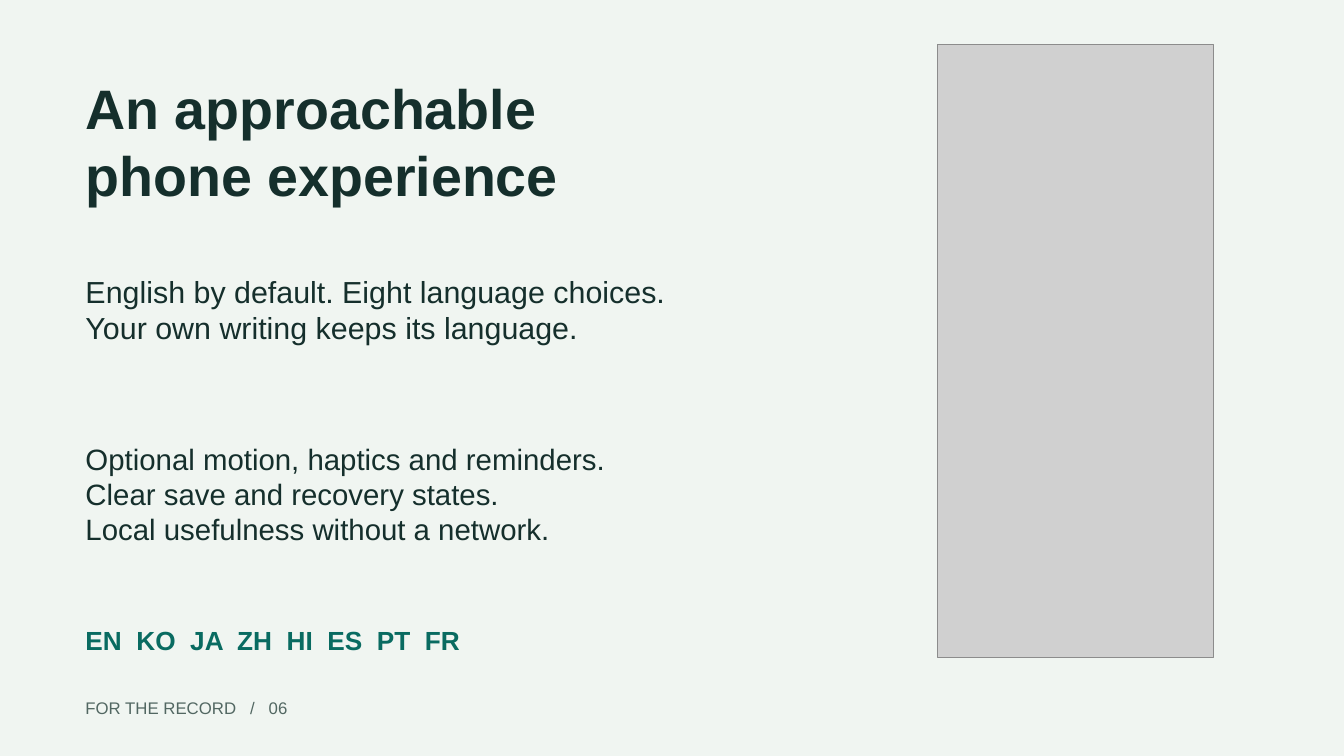
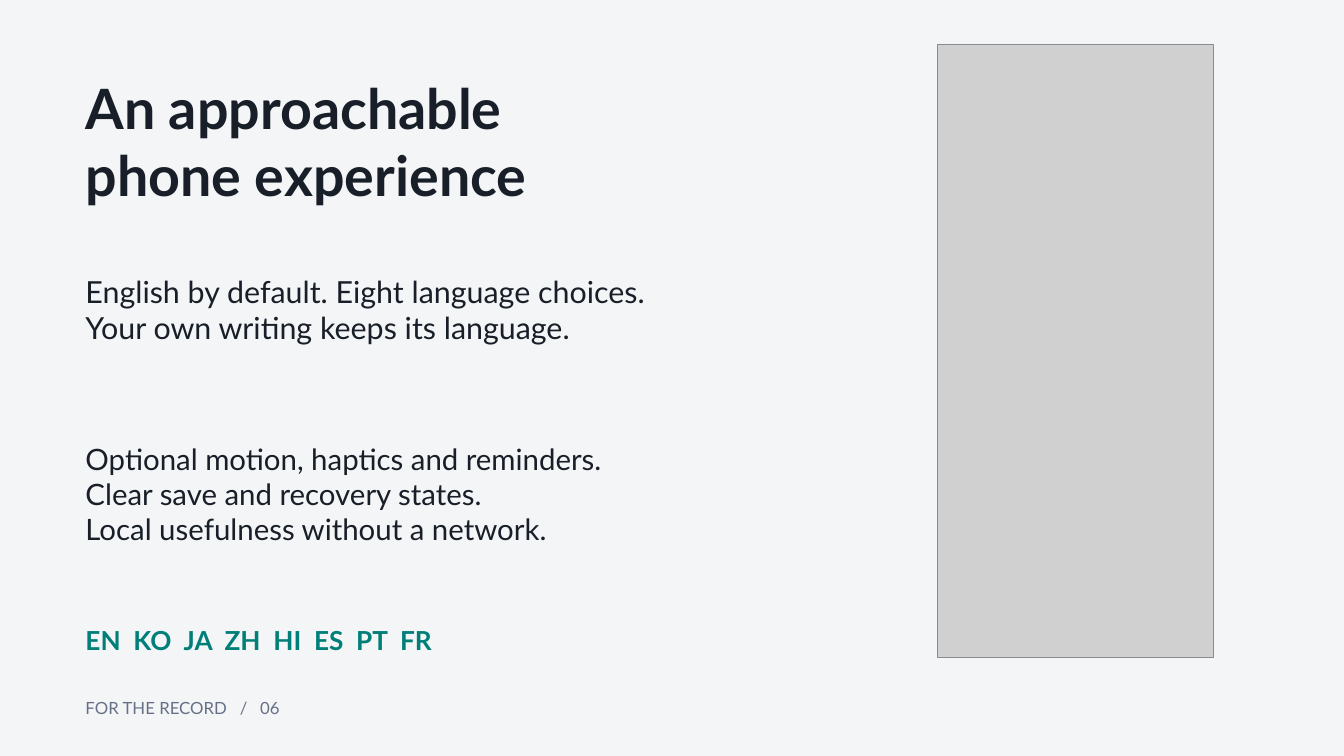
Before and after one commit to openai-lover/seeker_FOR-THE-RECORD, a slide deck: slide 6 of docs/submission/FOR-THE-RECORD-pitch.pptx. Drawn at 1344x756 pixels with LibreOffice and Linux fonts; fonts in the diff are those of the drawing; grey boxes stand for pictures. Boxes give left, top, right and bottom in pixels: in the first picture for what was removed or moved away, otherwise in the second. Text is boxed around its words. In the diff, an @@ line names an element or a change of style, - is before the commit and + after.

```diff
--- a/docs/submission/FOR-THE-RECORD-pitch.pptx
+++ b/docs/submission/FOR-THE-RECORD-pitch.pptx
@@ background #F0F5F1 to #F4F5F7 @@
@@ font Arial to Lato, text colour #152F2C to #191F28 in 3 elements at (85, 87, 526, 206), (85, 280, 645, 345), (85, 448, 602, 541) @@
@@ text "EN KO JA ZH HI ..." at (85, 631, 432, 651): font Arial to Lato, text colour #096B61 to #007F78 @@
@@ text "FOR THE RECORD / 06" at (85, 702, 279, 714): font Arial to Lato, text colour #526762 to #667085 @@
```
Also in this commit, not shown: 5 other slides changed, 2 slides added, 2 slides removed, 42 other files.
